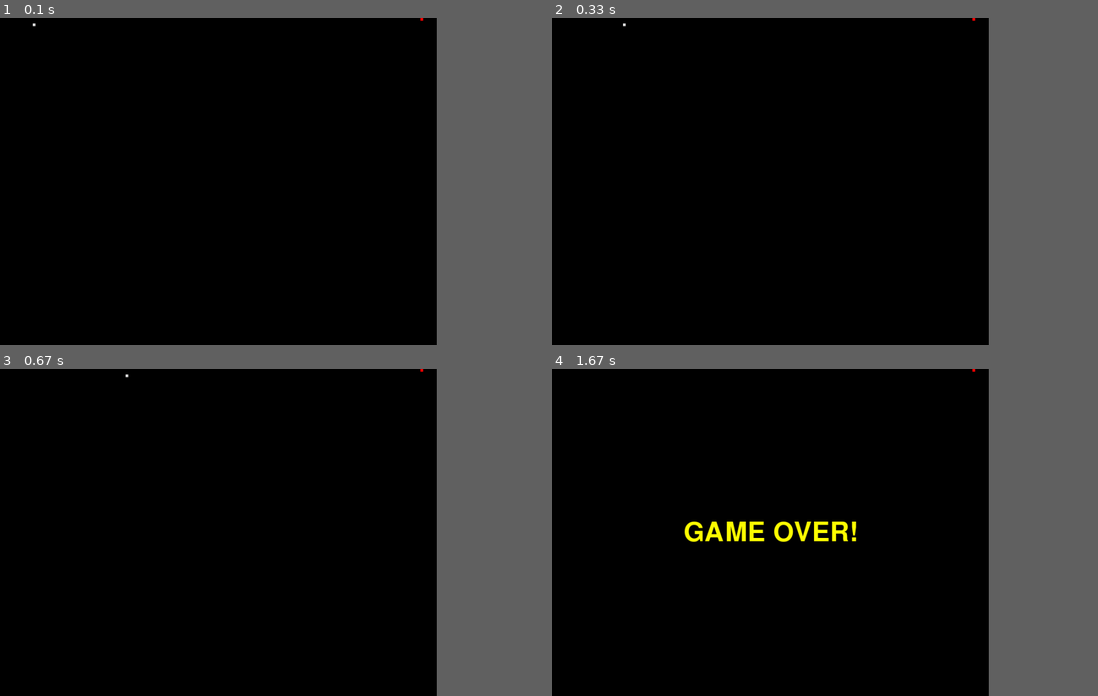
Above: before the commit, frames 1-4 (two rows, left to right).
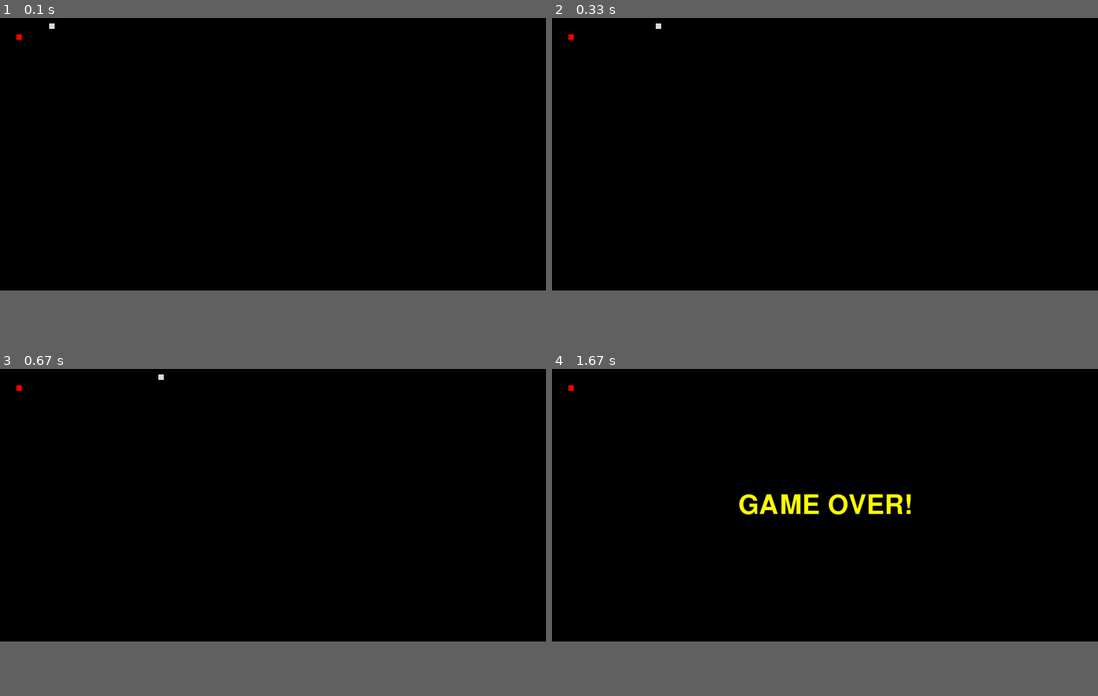
Above: after the commit, the same moments.

Repository: tfhappy/pygame_snake
Game: pygame game, started from snake.py
The game is run twice, just before and just after one commit, with the same random seed, the same clock (stepped at 60 frames per second) and the same inputs.
Inputs:
- Up to frame 1 (0.1 s): no input
- Up to frame 2 (0.33 s): no input
- Up to frame 3 (0.67 s): tap Enter at 0.33 s
- Up to frame 4 (1.67 s): hold Right 0.67-1.13 s; hold Up 1.17-1.63 s
In our replay, the window is 720x540 before the commit and 900x450 after it. These sizes can differ from the game's own. Grey fills any space a smaller window leaves; there, only what the larger window draws over its background counts as a difference.

The runs differ from the first frame. In frame 1, less than 0.1% of the frame differs, in the area x 3-78%, y 0-7%; in frame 2, less than 0.1%; in frame 3, less than 0.1%; in frame 4, 2.1%, in the area x 3-78%, y 0-53%.

Commit message:
optimization

Diff:
--- a/snake.py
+++ b/snake.py
@@ -5,48 +5,102 @@
 import pygame
 import random
 
-size = width, height = 800, 600
-black = (0, 0, 0)  # 定义黑色的rgb值
+# 颜色
+black = (0, 0, 0)
 yellow = (255, 255, 0)
+gray = (220, 220, 220)
+white = (255, 255, 255)
+red = (255, 0, 0)
+
+# 尺寸
+cell_length = 10  # 单位长度
+rows, columns = 100, 50  # 行数, 列数
+
+# 初始位置相关
+snake_head_pos = (10, 10)
+food_pos = (30, 30)
+
+# 速度
+re_frame = 1  # 每个动作重复多少帧, 数字越大移动越慢, 最小为1
+
+screen_width = rows * cell_length
+screen_height = columns * cell_length
+screen_size = (screen_width, screen_height)
+cell_size = (cell_length, cell_length)
 
 pygame.init()  # 初始化所有模块
 pygame.display.set_caption('贪吃蛇')  # 设置窗口标题
-screen = pygame.display.set_mode(size)  # 创建一个窗口
+screen = pygame.display.set_mode(screen_size)  # 创建一个窗口
 
-snake_head_color = pygame.Color(220, 220, 220)
-snake_head_pos = (10, 10)
-snake_head_size = (5, 5)
-snake_head = pygame.Rect(snake_head_pos, snake_head_size)  # 创建一个蛇头
+# 蛇头
+snake_head_color = pygame.Color(*gray)
+snake_head = pygame.Rect(snake_head_pos, cell_size)
 
 # 蛇身
-snake_body_color = pygame.Color(255, 255, 255)
-snake_body_size = (5, 5)
+snake_body_color = pygame.Color(*white)
 snake_body = []
 
 
-def create_food():
-    food_pos_width = random.randrange(0, width, 5)
-    food_pos_height = random.randrange(0, height, 5)
-    food_pos = (food_pos_width, food_pos_height)
-    return pygame.Rect(food_pos, food_size)  # 创建一个食物
+def collide(snake_head, snake_body, food):
+    if snake_head.colliderect(food):
+        return True
+    if snake_head.collidelist(snake_body) != -1:
+        return True
+    if food.collidelist(snake_body) != -1:
+        return True
+
+    return False
 
 
-food_color = pygame.Color(255, 0, 0)
-food_size = (5, 5)
-food = create_food()
+def create_food(snake_head, snake_body):
+    snake_lens = len(snake_body) + 1
+    cell_num = rows * columns
+    if snake_lens < int(cell_num / 2):
+        # 蛇的长度小于屏幕的一半, 随机生成
+        while True:
+            food_pos_left = random.randrange(0, rows, 1)
+            food_pos_top = random.randrange(0, columns, 1)
+            food_pos = (food_pos_left * cell_length,
+                        food_pos_top * cell_length)
+            food = pygame.Rect(food_pos, cell_size)
+            if not collide(snake_head, snake_body, food):
+                break
+    else:
+        select_point = []
+        for top in range(columns):
+            for left in range(rows):
+                left_s = left * cell_length
+                top_s = top * cell_length
+                if snake_head.collidepoint(left_s, top_s):
+                    continue
+                is_collide = False
+                for body_item in snake_body:
+                    if body_item.collidepoint(left_s, top_s):
+                        is_collide = True
+                        break
+                if not is_collide:
+                    select_point.append((left_s, top_s))
+        if len(select_point) == 0:
+            print("没有空余的地方生成食物了,你赢了")
+            game_over()
+        food_pos = select_point[random.randint(0, len(select_point) - 1)]
+        food = pygame.Rect(food_pos, cell_size)
+    return food
 
-# 移动速度(每次移动的像素值)
-speed = 1
+
+food_color = pygame.Color(*red)
+food = pygame.Rect(food_pos, cell_size)
+
 # 移动单位
-move_right = (5, 0)
-move_left = (-5, 0)
-move_up = (0, -5)  # 越往上, top值越小
-move_down = (0, 5)
+move_right = (cell_length, 0)
+move_left = (-cell_length, 0)
+move_up = (0, -cell_length)  # 越往上, top值越小
+move_down = (0, cell_length)
 # 移动方向
 move_to = move_right  # 初始方向为向右
 
 
-def game_over(screen):
+def game_over():
     # pygame.font.Font: 创建一个字体对象
     font = pygame.font.Font(None, 72)
     # pygame.font.Font.render: 画字到一个suface
@@ -59,54 +113,66 @@
     screen_rect = screen.blit(font_surface, font_rect)
     # update: 局部更新窗口
     pygame.display.update(screen_rect)
-    # 等待游戏退出, todo: pygame.event.wait()
+    # 等待游戏退出
     while True:
-        for event in pygame.event.get():
-            if event.type == pygame.QUIT: sys.exit()
-        time.sleep(0.1)
+        event = pygame.event.wait()
+        if event.type == pygame.QUIT: sys.exit()
+        if event.type == pygame.KEYDOWN and event.key == pygame.K_q: sys.exit()
 
 
-while True:
-    for event in pygame.event.get():
-        if event.type == pygame.QUIT: sys.exit()
-        if event.type == pygame.KEYDOWN:  # 只监听按键按下
-            if event.key == pygame.K_UP and move_to != move_down:  # 要排除相反的方向
-                move_to = move_up
-            if event.key == pygame.K_DOWN and move_to != move_up:
-                move_to = move_down
-            if event.key == pygame.K_LEFT and move_to != move_right:
-                move_to = move_left
-            if event.key == pygame.K_RIGHT and move_to != move_left:
-                move_to = move_right
+def new_view(snake_head, snake_body, food):
     # 越界退出游戏
-    if snake_head.left < 0 or snake_head.right > width:
-        game_over(screen)
-    if snake_head.top < 0 or snake_head.bottom > height:
-        game_over(screen)
+    if snake_head.left < 0 or snake_head.right > screen_width:
+        game_over()
+    if snake_head.top < 0 or snake_head.bottom > screen_height:
+        game_over()
 
     screen.fill(black)  # 填充黑色背景
 
     need_create_food = False
-    for i in range(speed):  # 每次只移动一个size
-        # 记录原始头的块
-        snake_head_origin = snake_head.copy()
-        # 每次循环加上一个移动单位, 生成新的位置
-        snake_head = snake_head.move(move_to)
+    # 记录原始头的块
+    snake_head_origin = snake_head.copy()
+    # 每次循环加上一个移动单位, 生成新的位置
+    snake_head = snake_head.move(move_to)
 
-        snake_body.append(snake_head_origin)  # 蛇头放一个
-        if snake_head.colliderect(food):  # 吃到食物
-            need_create_food = True
-            # print(snake_head.colliderect(snake_head_origin))
-        else:
-            snake_body = snake_body[1:]  # 移除尾巴; 尾巴放列表前面
+    snake_body.append(snake_head_origin)  # 蛇头放一个
+    if snake_head.colliderect(food):  # 吃到食物
+        need_create_food = True
+    else:
+        snake_body = snake_body[1:]  # 移除尾巴; 尾巴放列表前面
 
-        if snake_head.collidelist(snake_body) != -1:
-            # print(snake_head.collidelist(snake_body))
-            game_over(screen)
+    if snake_head.collidelist(snake_body) != -1:
+        game_over()
+    if need_create_food:
+        food = create_food(snake_head, snake_body)
 
-    if need_create_food:
-        need_create_food = False
-        food = create_food()
+    return snake_head, snake_body, food
+
+
+count = 0
+while True:
+    if count < re_frame:
+        count += 1
+    else:
+        for event in pygame.event.get():
+            if event.type == pygame.QUIT: sys.exit()
+            if event.type == pygame.KEYDOWN:  # 只监听按键按下
+                if event.key == pygame.K_UP and move_to != move_down:  # 要排除相反的方向
+                    move_to = move_up
+                    break
+                if event.key == pygame.K_DOWN and move_to != move_up:
+                    move_to = move_down
+                    break
+                if event.key == pygame.K_LEFT and move_to != move_right:
+                    move_to = move_left
+                    break
+                if event.key == pygame.K_RIGHT and move_to != move_left:
+                    move_to = move_right
+                    break
+                if event.key == pygame.K_q:
+                    sys.exit()
+        snake_head, snake_body, food = new_view(snake_head, snake_body, food)
+        count = 0
 
     # 画身子
     for body_item in snake_body:
